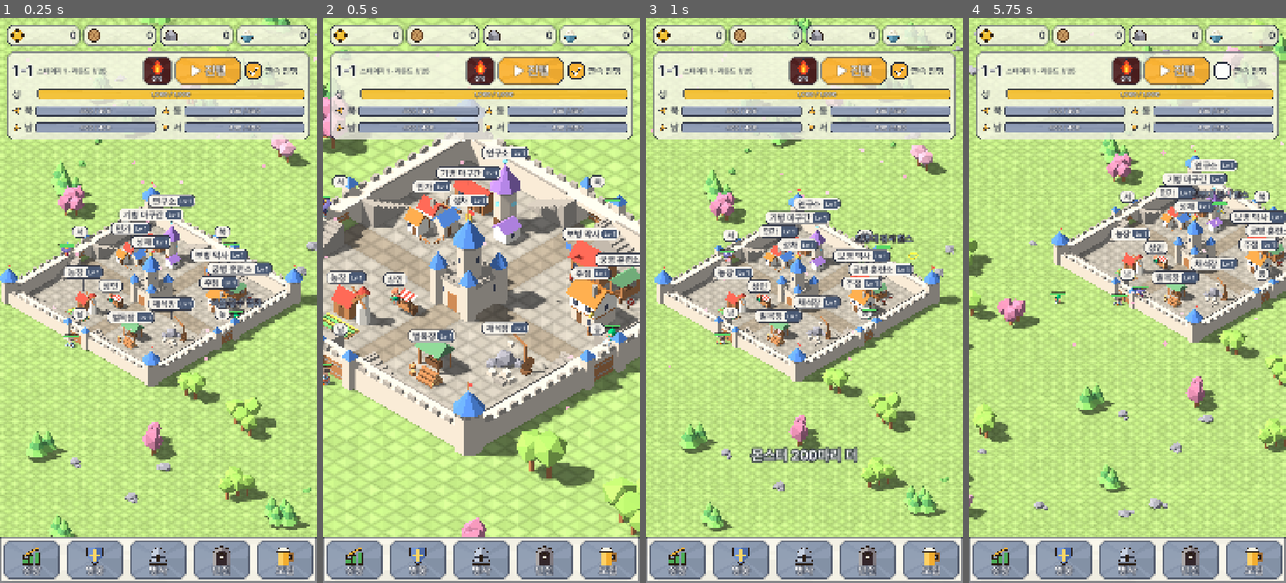
Above: before the commit, frames 1-4 (left to right).
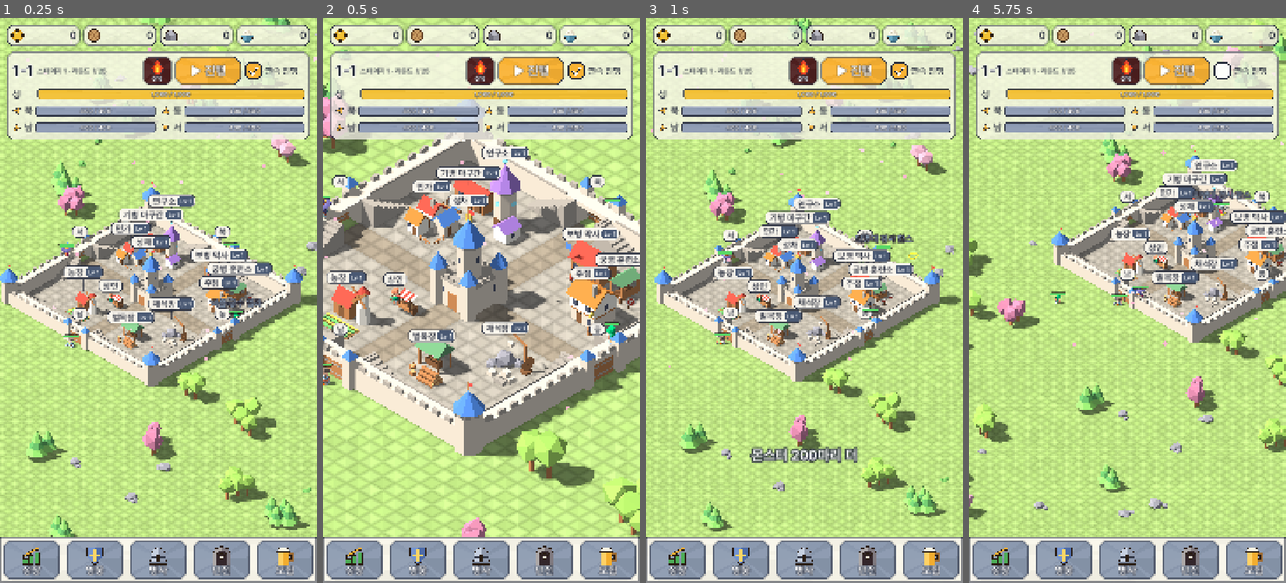
Above: after the commit, the same moments.

Repository: ILSEONG/CastleRPG
Game: Godot game, scene res://tests/input_check.tscn
Same seed, same stepped clock (60 frames per second), same inputs: the game is played once before the commit and once after it. This scene is started directly instead of the project's main scene.
Inputs (mouse positions are in pixels of both pictures, inside the frame that each line leads up to):
- Up to frame 1 (0.25 s): no input
- Up to frame 2 (0.5 s): no input
- Up to frame 3 (1 s): click (804, 68) at 0.5 s
- Up to frame 4 (5.75 s): click "▶ 진행" at 1.25 s; click "■ 중지" at 2 s; click "연속 진행" at 2.75 s; click (1054, 108) at 3.52 s; click (1200, 108) at 4.27 s; click (1054, 125) at 5.02 s

Frame 1 is identical in both runs. In frame 2, 0.1% of the frame differs, in the area x 88-96%, y 53-59%; in frame 3, less than 0.1%; in frame 4, 0.3%, in the area x 70-90%, y 30-35%.

Commit message:
crowd: units occupy space (spatial-hash overlap pass, mass split, wall/gate/plot clamp)
Heroes, soldiers and monsters join the crowd group with radius() and
push_mass(); scripts/crowd.gd resolves overlaps once per frame after all
units move. Pushes never cross walls or gates, stay on the wall walk,
keep out of building plots and inside the arena. Walkers that bump
someone slide around them; intermediate path points count as passed
within 0.5 m. Monsters spread along the gate/keep face instead of one
point.

Co-Authored-By: Claude Opus 5.5 <noreply@anthropic.com>

Diff:
--- /dev/null
+++ b/scripts/crowd.gd
@@ -0,0 +1,159 @@
+extends Node
+## 유닛이 바닥을 차지한다(서로 겹치지 않음). 영웅·병사·몬스터는 _ready에서 "crowd" 그룹에 들고(죽거나 트리를 떠나면 빠진다)
+## radius()(몸 반지름 m)와 push_mass()(밀리는 무게)를 낸다. 매 프레임 모든 유닛이 움직인 뒤(process_priority) 이 노드가 한 번:
+## 같은 부모(성 월드·던전 장면) 아래 살아 있는 유닛을 공간 해시(CELL m 칸)에 넣어 이웃 쌍을 모으고, PASSES번 돌며 겹친 만큼
+## 바닥 평면에서 밀어낸다 — 무게의 역수로 나눈다(자리를 지키거나 싸우는 유닛·덩치 큰 보스는 덜 밀린다).
+## 처리가 꺼진 유닛과 push_mass() = INF(돌진하는 데스나이트)는 밀리지 않는다(남은 민다. 둘 다 그러면 그냥 겹친다).
+## 같은 층(지상·성벽 위)끼리만 부딪고, 계단을 오르내리거나 땅에서 솟는 중이면 빠진다.
+## 밀린 자리는 Formation.clamp_push(성 전장 — 성벽·성문을 넘지 않고, 성벽 위는 성벽을 따라서만, 건물 부지·맵 밖 금지)나
+## 아레나 반경(arena_r)으로 되돌린다. 사거리는 그대로 중심 거리 — 근접 사거리는 모두 맞닿는 거리(반지름 합)보다 길다(run_tests).
+# ponytail: GDScript 해시(Dictionary) + 가우스-자이델 PASSES번. 유닛 200에 헤드리스 수 ms 안(run_tests가 시간을 찍는다).
+# 400을 넘거나 모바일에서 프레임을 먹으면 칸 버킷을 고정 배열로 바꾸거나 GDExtension으로.
+
+const Balance := preload("res://scripts/balance.gd")
+const Formation := preload("res://scripts/formation.gd")
+
+const HUMAN_R := 0.45  # 사람 몸(모델 배율 1) — 영웅. 병사는 × SOLDIER_SCALE
+const CAVALRY_R := 0.6  # 말 탄 기병(말이 길어 앞뒤로는 조금 겹쳐 보인다)
+const MONSTER_R := {"grunt": 0.4, "goblin": 0.35, "epic_boss": 0.5, "goblin_king": 0.47, "death_knight": 0.45}  # × 몬스터 표 scale
+const BRACED := 4.0  # 걷는 중이 아니면(자리를 지킴·공격) 무게 ×
+const CELL := 2.5  # 해시 칸(m) ≥ 가장 큰 반지름 합 + SLACK
+const SLACK := 0.3  # 이웃 쌍: 반지름 합 + 이만큼 안(해소 중 밀려 가까워지는 쌍까지)
+const PASSES := 3
+const PASS_R := 0.5  # 경로 중간 점·순찰 점은 이만큼 안이면 지나간 것(arrive_r)
+const LEVEL_EPS := 0.3
+const NEIGHBORS := [Vector3i(0, 0, 0), Vector3i(1, 0, 0), Vector3i(-1, 1, 0), Vector3i(0, 1, 0), Vector3i(1, 1, 0)]  # 자기 칸 + 반쪽 이웃(쌍을 한 번씩)
+
+var half := -1.0  # 성 내부 절반(성 전장). 음수 = 아레나
+var arena_r := INF  # 아레나: 중심에서 이 반경 밖으로 밀지 않는다
+var enabled := true  # 테스트가 끈다(겹침 검사가 무는지 확인)
+var last_usec := 0  # 지난 해소에 걸린 시간(µs)
+
+var _from := PackedVector2Array()
+var _lv := PackedInt32Array()
+var _prev := {}  # 유닛 → 지난 해소 뒤 바닥 위치(이번 프레임 제 걸음 = 지금 − 이것)
+
+
+func _init() -> void:
+	process_priority = 100  # 유닛들의 _process 뒤
+
+
+## 밀리는 무게 = 반지름² × (걷는 중이 아니면 BRACED).
+static func mass(r: float, braced: bool) -> float:
+	return r * r * (BRACED if braced else 1.0)
+
+
+## 경로 점 도착 거리: 다음 점과 같은 높이로 이어지는 중간 점은 PASS_R 안이면 지나간 것으로 친다 — 그 점에 다른 유닛이 서 있어도
+## (성문 통과 지점 바로 앞 성문 영웅 등) 막히지 않는다. 마지막 점(자리)·계단 끝(높이가 바뀌는 점)은 eps 그대로.
+static func arrive_r(path: Array, eps: float) -> float:
+	return PASS_R if path.size() > 1 and is_equal_approx(path[0].y, path[1].y) else eps
+
+
+## 층: 0 = 지상, 1 = 성벽 위, -1 = 그 사이(계단·솟는 중 — 부딪지 않음).
+static func level(y: float) -> int:
+	if absf(y) < LEVEL_EPS:
+		return 0
+	if absf(y - Balance.WALL_H) < LEVEL_EPS:
+		return 1
+	return -1
+
+
+func _process(_delta: float) -> void:
+	if not enabled:
+		return
+	var t0 := Time.get_ticks_usec()
+	var units := []
+	var p := PackedVector2Array()
+	var r := PackedFloat32Array()
+	var w := PackedFloat32Array()
+	var lv := PackedInt32Array()
+	var mv := PackedVector2Array()
+	var parent := get_parent()
+	for u in get_tree().get_nodes_in_group("crowd"):
+		if u.get_parent() != parent or not u.is_alive():
+			continue
+		var g: Vector3 = u.global_position
+		var l := level(g.y)
+		if l < 0:
+			continue
+		var g2 := Vector2(g.x, g.z)
+		units.append(u)
+		p.append(g2)
+		r.append(u.radius())
+		w.append(1.0 / u.push_mass() if u.is_processing() else 0.0)  # 1 / INF = 0
+		lv.append(l)
+		mv.append(g2 - _prev.get(u, g2))
+	var q := separate(p, r, w, lv, mv)
+	_prev = {}
+	for i in units.size():
+		var u = units[i]
+		_prev[u] = q[i]
+		if q[i] != p[i]:
+			u.global_position = Vector3(q[i].x, u.global_position.y, q[i].y)
+	last_usec = Time.get_ticks_usec() - t0
+
+
+## 겹침 해소(순수 — run_tests가 직접 부른다). p·r·w·lv·mv = 바닥 위치(x, z)·반지름·무게 역수(0 = 안 밀림)·층·이번 프레임 제 걸음.
+## 밀린 뒤 위치.
+func separate(p: PackedVector2Array, r: PackedFloat32Array, w: PackedFloat32Array, lv: PackedInt32Array, mv: PackedVector2Array) -> PackedVector2Array:
+	var cells := {}
+	for i in p.size():
+		var k := Vector3i(floori(p[i].x / CELL), floori(p[i].y / CELL), lv[i])
+		if cells.has(k):
+			cells[k].append(i)
+		else:
+			cells[k] = [i]
+	var pairs := PackedInt32Array()
+	for k in cells:
+		var a: Array = cells[k]
+		for o in NEIGHBORS:
+			var b = cells.get(k + o)
+			if b == null:
+				continue
+			for x in a.size():
+				var i: int = a[x]
+				for y in range(x + 1 if o == Vector3i.ZERO else 0, b.size()):
+					var j: int = b[y]
+					var reach := r[i] + r[j] + SLACK
+					if w[i] + w[j] > 0.0 and p[i].distance_squared_to(p[j]) < reach * reach:
+						pairs.append(i)
+						pairs.append(j)
+	_from = p
+	_lv = lv
+	var q := p.duplicate()
+	for pass_i in PASSES:
+		for t in range(0, pairs.size(), 2):
+			var i := pairs[t]
+			var j := pairs[t + 1]
+			var d := q[i] - q[j]
+			var need := r[i] + r[j]
+			var dd := d.length_squared()
+			if dd >= need * need:
+				continue
+			var dist := sqrt(dd)
+			var n := d / dist if dist > 1e-4 else Vector2.from_angle(i * 2.4)  # 같은 자리: 유닛마다 다른 고정 방향(재현)
+			var o := (need - dist) / (w[i] + w[j])
+			q[i] += (n + _slide(n, mv[i])) * o * w[i]
+			q[j] += (_slide(-n, mv[j]) - n) * o * w[j]
+		for i in q.size():
+			if q[i] != p[i]:
+				q[i] = _keep(i, q[i])
+	return q
+
+
+## 상대 쪽으로 걸어 들어갔으면(제 걸음 m이 밀리는 방향 n의 반대) 밀린 만큼 옆으로도 미끄러진다 — 이미 비껴가던 쪽, 정면이면 n의 왼쪽.
+## 마주 걷는 둘이나 길목에 선 유닛 뒤의 유닛이 정면으로 막혀 멈추지 않고 돌아간다.
+static func _slide(n: Vector2, m: Vector2) -> Vector2:
+	if m.dot(n) >= 0.0:
+		return Vector2.ZERO
+	var t := n.orthogonal()
+	return t if t.dot(m) >= 0.0 else -t
+
+
+## 밀린 자리 to를 유닛 i가 있던 자리 안으로 되돌린다.
+func _keep(i: int, to: Vector2) -> Vector2:
+	if half < 0.0:
+		return to.limit_length(maxf(arena_r, _from[i].length()))
+	var y := Balance.WALL_H if _lv[i] == 1 else 0.0
+	var v := Formation.clamp_push(half, Vector3(_from[i].x, y, _from[i].y), Vector3(to.x, y, to.y))
+	return Vector2(v.x, v.z)
--- a/scripts/death_knight.gd
+++ b/scripts/death_knight.gd
@@ -90,3 +90,8 @@
 
 func is_charging() -> bool:
 	return _charge_to != null
+
+
+## 돌진 중에는 밀리지 않는다(영웅을 밀쳐 낸다 — 겹침 해소).
+func push_mass() -> float:
+	return INF if is_charging() else super.push_mass()
--- a/scripts/dungeon.gd
+++ b/scripts/dungeon.gd
@@ -60,6 +60,9 @@
 	var stage: Dictionary = ArenaKit.plains() if type == "gold" else ArenaKit.castle()
 	add_child(ArenaKit.lighting(stage.light))
 	add_child(stage.root)
+	var crowd = preload("res://scripts/crowd.gd").new()  # 유닛 겹침 해소(전투 자리 밖으로 밀지 않는다)
+	crowd.arena_r = ArenaKit.PLAINS_FIGHT_R if type == "gold" else ArenaKit.HALL_HALF
+	add_child(crowd)
 	add_child(PortraitsScript.new())  # 아래 영웅 띠 피규어(성 월드의 것은 트리 밖)
 	var rig = CameraRigScript.new()
 	add_child(rig)
--- a/scripts/formation.gd
+++ b/scripts/formation.gd
@@ -255,6 +255,46 @@
 	return true
 
 
+## 겹침 해소(crowd.gd)의 밀림 from → to를 from의 자리 안으로 되돌린다 — 밀림은 성벽·성문을 넘기지 않는다(드나드는 건 제 걸음으로만).
+## 성벽 위: 그 면 성벽을 따라서만(모서리 탑 앞까지, 깊이·높이 그대로). 성 밖: 바깥면 밖·맵 안(성문이 닫혔든 부서졌든 밀려 들어가지 않는다).
+## 성문 통로(성벽 띠): 성문 폭 안, 바깥면 안쪽. 성 안: 안쪽 면 안, 건물 부지 밖(밖에서 밀려 들어가는 축만 부지 가장자리에 붙인다).
+static func clamp_push(half: float, from: Vector3, to: Vector3) -> Vector3:
+	var outer := half + Balance.WALL_T
+	if region(half, from) == REGION_WALL:
+		var t := perp(side_of(from))
+		var lim := half + Balance.WALL_T / 2.0 - Balance.TOWER_SIZE / 2.0
+		return from + t * (clampf(t.dot(to), -lim, lim) - t.dot(from))
+	if not is_inside(half, from):
+		var out := Vector3(clampf(to.x, -Balance.MAP_HALF, Balance.MAP_HALF), to.y, clampf(to.z, -Balance.MAP_HALF, Balance.MAP_HALF))
+		if maxf(absf(out.x), absf(out.z)) < outer:
+			if absf(from.x) >= absf(from.z):
+				out.x = signf(from.x) * outer
+			else:
+				out.z = signf(from.z) * outer
+		return out
+	if maxf(absf(from.x), absf(from.z)) >= half:
+		var s := side_of(from)
+		var t := perp(s)
+		var p := to + t * (clampf(t.dot(to), -Balance.GATE_W / 2.0, Balance.GATE_W / 2.0) - t.dot(to))
+		return p - SIDE_DIR[s] * maxf(0.0, SIDE_DIR[s].dot(p) - (outer - 0.01))
+	var lim := half - 0.01
+	var out := Vector3(clampf(to.x, -lim, lim), to.y, clampf(to.z, -lim, lim))
+	for b in Balance.BUILDINGS:
+		var lo := Vector2(b.cell) * Balance.TILE
+		var hi := lo + Vector2(b.size) * Balance.TILE
+		if out.x > lo.x and out.x < hi.x and out.z > lo.y and out.z < hi.y \
+				and not (from.x > lo.x and from.x < hi.x and from.z > lo.y and from.z < hi.y):
+			if from.x <= lo.x:
+				out.x = lo.x
+			elif from.x >= hi.x:
+				out.x = hi.x
+			if from.z <= lo.y:
+				out.z = lo.y
+			elif from.z >= hi.y:
+				out.z = hi.y
+	return out
+
+
 ## 높이를 무시한 수평 거리. 사거리 판정은 전부 이것으로 한다.
 static func flat_distance(a: Vector3, b: Vector3) -> float:
 	return Vector2(a.x - b.x, a.z - b.z).length()
--- a/scripts/hero.gd
+++ b/scripts/hero.gd
@@ -20,6 +20,7 @@
 const Fx := preload("res://scripts/fx.gd")
 const DamageNumbers := preload("res://scripts/damage_numbers.gd")
 const ProjectileScript := preload("res://scripts/projectile.gd")
+const Crowd := preload("res://scripts/crowd.gd")
 
 enum State { IDLE, MOVE, ATTACK, DEAD }
 
@@ -118,6 +119,7 @@
 
 func _ready() -> void:
 	add_to_group("heroes")
+	add_to_group("crowd")  # 겹침 해소(crowd.gd)
 	_model = UnitModelScript.new()
 	_model.setup(Art.hero_spec(def))
 	add_child(_model)
@@ -282,7 +284,7 @@
 		_model.face(wp - global_position)
 		_model.play_walk()
 		global_position = global_position.move_toward(wp, _speed * delta)
-		if global_position.distance_to(wp) <= ARRIVE_EPS:
+		if global_position.distance_to(wp) <= Crowd.arrive_r(_path, ARRIVE_EPS):
 			_path.pop_front()
 		return
 	_scan_cd -= delta
@@ -596,6 +598,15 @@
 	return hp / hp_max if hp_max > 0.0 else 0.0
 
 
+## 겹침 해소(crowd.gd): 몸 반지름, 밀리는 무게(걷는 중이 아니면 — 자리를 지키거나 싸우는 중 — 무겁다).
+func radius() -> float:
+	return Crowd.HUMAN_R * Art.CHARACTER_SCALE
+
+
+func push_mass() -> float:
+	return Crowd.mass(radius(), state != State.MOVE)
+
+
 func bar_height() -> float:
 	return Art.HEAD_HEIGHT * Art.CHARACTER_SCALE
 
--- a/scripts/main.gd
+++ b/scripts/main.gd
@@ -82,6 +82,9 @@
 	add_child(preload("res://scripts/portraits.gd").new())  # 영웅 피규어(개정 14 §2) — 카드(창)보다 먼저
 	castle = CastleScript.new()
 	add_child(castle)
+	var crowd = preload("res://scripts/crowd.gd").new()  # 유닛 겹침 해소(성벽·성문·건물 부지 안 넘김)
+	crowd.half = castle.half
+	add_child(crowd)
 	_build_ground(castle.half)
 	var scenery = BuildingsScript.new()
 	scenery.half = castle.half
--- a/scripts/monster.gd
+++ b/scripts/monster.gd
@@ -12,6 +12,7 @@
 const UnitModelScript := preload("res://scripts/unit_model.gd")
 const Fx := preload("res://scripts/fx.gd")
 const DamageNumbers := preload("res://scripts/damage_numbers.gd")
+const Crowd := preload("res://scripts/crowd.gd")
 
 const SCAN_INTERVAL := 0.2
 const SWING_SLACK := 0.6  # 타격 순간 대상(영웅·성문·성 지점)이 사거리 + 이만큼 안이면 맞는다(밖이면 헛스윙)
@@ -45,6 +46,7 @@
 var _swing_hero           # 치려는 영웅(_swing_side == AT_HERO일 때)
 var _swing_side := -1     # 치려는 것: AT_HERO, 성(-1), 성문 면(0..3)
 var _swing_at := Vector3.ZERO  # 성문·성을 칠 때 그 지점
+var _walking := false  # 이번 프레임에 걸었다(겹침 해소 무게)
 
 
 ## add_child 전에 호출. p_stage = 전체 라운드 g. hp_mult = 추가 HP 배율(라운드 25 보스 boss_round_mult).
@@ -76,6 +78,7 @@
 
 func _ready() -> void:
 	add_to_group("monsters")
+	add_to_group("crowd")  # 겹침 해소(crowd.gd)
 	_model = UnitModelScript.new()
 	_model.setup(Art.MONSTER_MODELS[kind], float(_stats.scale))
 	add_child(_model)
@@ -108,6 +111,7 @@
 func _process(delta: float) -> void:
 	if _dead:
 		return
+	_walking = false
 	_slow_t -= delta
 	_stun_t -= delta
 	if _poison_t > 0.0:
@@ -138,6 +142,7 @@
 				_advance(delta)
 				return
 			_model.play_walk()
+			_walking = true
 			global_position = next
 		elif _atk_cd <= 0.0:
 			_swing(_target_hero, AT_HERO, Vector3.ZERO)
@@ -159,20 +164,27 @@
 	var dest: Vector3
 	var strikes := true
 	if inside:
-		dest = castle.keep_target(side)
+		dest = _spread(castle.keep_target(side), Formation._keep_half)
 	elif GameState.is_gate_broken(side):
 		strikes = false
 		var aligned := absf(Formation.perp(side).dot(global_position)) < Balance.GATE_W / 2.0 - 0.5
 		dest = Formation.gate_inner(half, side) if aligned else castle.gate_target(side)
 	else:
-		dest = castle.gate_target(side)
+		dest = _spread(castle.gate_target(side), Balance.GATE_W / 2.0)
 	_model.face(dest - global_position)
 	var stop: float = _stats.range if strikes else 0.1
 	if Formation.flat_distance(global_position, dest) > stop:
 		_model.play_walk()
+		_walking = true
 		global_position = global_position.move_toward(dest, speed() * delta)
 	elif strikes and _atk_cd <= 0.0:
 		_swing(null, -1 if inside else side, dest)
+
+
+## 성문·성채를 치는 지점 p를 그 면을 따라(±w) 자기 쪽으로 옮긴다 — 무리가 한 점에 몰리지 않고 문·외벽 폭에 퍼져 선다(겹침 해소).
+func _spread(p: Vector3, w: float) -> Vector3:
+	var t := Formation.perp(side)
+	return p + t * clampf(t.dot(global_position - p), -w, w)
 
 
 ## 공격 시작(개정 12-2 §3): 대상(what = AT_HERO면 영웅 hero, 성(-1)·성문 면(0..3)이면 그 지점 at)을 고정하고 모션을 재생한다. 피해는 타격 순간(_release)에.
@@ -279,6 +291,15 @@
 	return hp / hp_max if hp_max > 0.0 else 0.0
 
 
+## 겹침 해소(crowd.gd): 몸 반지름(종류별 × 표 scale — 보스는 크다), 밀리는 무게(걷는 중이 아니면 — 싸우는 중 — 무겁다).
+func radius() -> float:
+	return Crowd.MONSTER_R.get(kind, 0.4) * float(_stats.scale)
+
+
+func push_mass() -> float:
+	return Crowd.mass(radius(), not _walking)
+
+
 func bar_height() -> float:
 	return Art.HEAD_HEIGHT * Art.CHARACTER_SCALE * float(_stats.scale)
 
--- a/scripts/soldier.gd
+++ b/scripts/soldier.gd
@@ -20,6 +20,7 @@
 const Fx := preload("res://scripts/fx.gd")
 const DamageNumbers := preload("res://scripts/damage_numbers.gd")
 const ProjectileScript := preload("res://scripts/projectile.gd")
+const Crowd := preload("res://scripts/crowd.gd")
 
 const SCAN_INTERVAL := 0.2
 const ARRIVE_EPS := 0.05
@@ -104,6 +105,7 @@
 
 func _ready() -> void:
 	add_to_group("soldiers")
+	add_to_group("crowd")  # 겹침 해소(crowd.gd)
 	var art: Dictionary = Art.SOLDIERS[type]
 	var body := SoldierBody.build(self, type, true)  # 모델 + 기병이면 말(병사 피규어도 같은 것으로 만든다)
 	_model = body[0]
@@ -212,6 +214,15 @@
 
 func hp_ratio() -> float:
 	return hp / hp_max if hp_max > 0.0 else 0.0
+
+
+## 겹침 해소(crowd.gd): 몸 반지름(기병은 말), 밀리는 무게(걷는 중이 아니면 무겁다).
+func radius() -> float:
+	return Crowd.CAVALRY_R if type == "cavalry" else Crowd.HUMAN_R * Art.CHARACTER_SCALE * Art.SOLDIER_SCALE
+
+
+func push_mass() -> float:
+	return Crowd.mass(radius(), not _walking)
 
 
 func bar_height() -> float:
@@ -317,7 +328,7 @@
 	var half: float = castle.half
 	if patrolling():
 		var p: Vector3 = _patrol[_pi]
-		if Formation.flat_distance(global_position, p) <= ARRIVE_EPS:
+		if Formation.flat_distance(global_position, p) <= Crowd.PASS_R:  # 옆 면 기병과 같은 점을 쓴다 — 가까이 오면 돈다
 			if _pi + _pdir < 0 or _pi + _pdir >= _patrol.size():
 				_pdir = -_pdir
 			_pi += _pdir
@@ -351,7 +362,7 @@
 	_target = null
 	_swing = null
 	_step_to(wp, delta)
-	if global_position.distance_to(wp) <= ARRIVE_EPS:
+	if global_position.distance_to(wp) <= Crowd.arrive_r(_path, ARRIVE_EPS):
 		_path.pop_front()
 
 
--- a/tests/run_tests.gd
+++ b/tests/run_tests.gd
@@ -113,6 +113,7 @@
 	test_equipment_offline()
 	test_dungeon_save_and_server()
 	test_seasons()
+	test_crowd()
 	if _errors.count > 0:
 		printerr("SCRIPT ERRORS %d" % _errors.count)
 	_fails += _errors.count
@@ -3487,3 +3488,123 @@
 	check(s.stage == 4, "Seasons.set_stage without a live world is a no-op")
 	s.free()
 	sun.free()
+
+
+# --- 겹침 해소(crowd.gd) ---
+const CrowdScript := preload("res://scripts/crowd.gd")
+
+
+## 한 번 해소(층 lv, 아레나 = half < 0). mv = 이번 프레임 제 걸음(없으면 모두 제자리).
+func _crowd_run(half: float, pts: Array, radii: Array, w: Array, lv: Array, mv := []) -> PackedVector2Array:
+	var c = CrowdScript.new()
+	c.half = half
+	var steps := PackedVector2Array(mv)
+	steps.resize(pts.size())
+	var out: PackedVector2Array = c.separate(PackedVector2Array(pts), PackedFloat32Array(radii), PackedFloat32Array(w), PackedInt32Array(lv), steps)
+	c.free()
+	return out
+
+
+func test_crowd() -> void:
+	GameData.load_tables()
+	# 근접 사거리(중심 거리)는 맞닿는 거리(반지름 합) + 0.1보다 길다 — 밀려 붙어도 친다(사거리 판정은 그대로라 밸런스 유지)
+	var hero_r := CrowdScript.HUMAN_R * Art.CHARACTER_SCALE
+	var foot_r := hero_r * Art.SOLDIER_SCALE
+	var castle_kinds := {"grunt": GameData.monster("grunt"), "epic_boss": GameData.monster("epic_boss")}
+	var short := []
+	for kind in castle_kinds:
+		var m: Dictionary = castle_kinds[kind]
+		var mr: float = CrowdScript.MONSTER_R[kind] * float(m.scale)
+		for h in GameData.heroes():
+			if h.role == "melee" and float(h.range) < hero_r + mr + 0.1:
+				short.append("%s vs %s" % [h.id, kind])
+		for s in GameData.soldiers():
+			var sr: float = CrowdScript.CAVALRY_R if s.id == "cavalry" else foot_r
+			if float(s.range) < 3.0 and float(s.range) < sr + mr + 0.1:
+				short.append("%s vs %s" % [s.id, kind])
+			if float(m.range) < sr + mr + 0.1:
+				short.append("%s vs %s" % [kind, s.id])
+		if float(m.range) < hero_r + mr + 0.1:
+			short.append("%s vs hero" % kind)
+	for type in GameData.DUNGEON_TYPES:
+		for row in GameData.dungeon_rows(type):
+			var mr: float = CrowdScript.MONSTER_R[row.kind] * float(row.scale)
+			if float(row.range) < hero_r + mr + 0.1:
+				short.append("%s vs hero" % row.kind)
+			for h in GameData.heroes():
+				if h.role == "melee" and float(h.range) < hero_r + mr + 0.1:
+					short.append("%s vs %s" % [h.id, row.kind])
+	check(short.is_empty(), "every melee range reaches past contact distance (radius sum + 0.1): %s" % [short])
+	check(is_equal_approx(CrowdScript.MONSTER_R.grunt * float(castle_kinds.grunt.scale), 0.4) and CrowdScript.MONSTER_R.epic_boss * float(castle_kinds.epic_boss.scale) > 0.75,
+		"radii: grunt 0.4, epic boss ~0.8 (x model scale)")
+	# 같은 자리 둘 → 반지름 합만큼 떨어진다. 무게 역수로 나눈다(가벼운 쪽이 4배 더), 처리가 꺼진(w 0) 유닛은 안 밀린다, 다른 층끼리는 안 부딪는다
+	var q := _crowd_run(-1.0, [Vector2(1, 1), Vector2(1, 1)], [0.4, 0.4], [1.0, 1.0], [0, 0])
+	check(absf(q[0].distance_to(q[1]) - 0.8) < 0.001, "two units on one spot end a radius sum apart (%.3f)" % q[0].distance_to(q[1]))
+	q = _crowd_run(-1.0, [Vector2(0, 0), Vector2(0.4, 0)], [0.4, 0.4], [4.0, 1.0], [0, 0])
+	check(q[0].is_equal_approx(Vector2(-0.32, 0)) and q[1].is_equal_approx(Vector2(0.48, 0)), "the push splits by inverse mass (light moves 0.32, heavy 0.08): %s" % [q])
+	q = _crowd_run(-1.0, [Vector2(0, 0), Vector2(0.4, 0)], [0.4, 0.4], [0.0, 1.0], [0, 0])
+	check(q[0] == Vector2.ZERO and q[1].is_equal_approx(Vector2(0.8, 0)), "an immovable unit (w 0) stays, the other takes the whole push")
+	# 정면으로 마주 걸어 부딪치면 서로 옆으로 비킨다(같은 줄에서 막혀 멈추지 않는다). 길목에 선 유닛에 걸어 들어가도 옆으로 돈다
+	q = _crowd_run(-1.0, [Vector2(0, 0), Vector2(0.6, 0)], [0.4, 0.4], [1.0, 1.0], [0, 0], [Vector2(0.05, 0), Vector2(-0.05, 0)])
+	check(q[0].y * q[1].y < 0.0 and absf(q[0].y) > 0.05, "head-on walkers sidestep to opposite sides: %s" % [q])
+	q = _crowd_run(-1.0, [Vector2(0, 0), Vector2(0.6, 0)], [0.4, 0.4], [1.0, 0.0], [0, 0], [Vector2(0.05, 0), Vector2.ZERO])
+	check(absf(q[0].y) > 0.05 and q[1] == Vector2(0.6, 0), "a walker that bumps a unit standing in its line slides around it: %s" % [q])
+	q = _crowd_run(-1.0, [Vector2(0, 0), Vector2(0.2, 0)], [0.4, 0.4], [1.0, 1.0], [0, 1])
+	check(q[0] == Vector2.ZERO and q[1] == Vector2(0.2, 0), "ground and wall-top units do not push each other")
+	var c = CrowdScript.new()
+	c.arena_r = 10.0
+	q = c.separate(PackedVector2Array([Vector2(9.9, 0), Vector2(9.5, 0)]), PackedFloat32Array([0.4, 0.4]), PackedFloat32Array([1.0, 0.0]), PackedInt32Array([0, 0]),
+		PackedVector2Array([Vector2.ZERO, Vector2.ZERO]))
+	c.free()
+	check(q[0].length() <= 10.001, "arena: a push never leaves the arena radius (%.2f)" % q[0].length())
+	# 성 전장: 밀림은 성벽·성문을 넘기지 않는다
+	var half := GameData.interior_half(1)
+	var outer := half + Balance.WALL_T
+	q = _crowd_run(half, [Vector2(0, -(outer + 0.1)), Vector2(0.1, -(outer + 0.5))], [0.4, 0.4], [1.0, 0.0], [0, 0])
+	check(not FormationScript.is_inside(half, Vector3(q[0].x, 0, q[0].y)), "a monster pressed against the closed north gate is not pushed through it: %s" % q[0])
+	q = _crowd_run(half, [Vector2(6, -(outer + 0.1)), Vector2(6.1, -(outer + 0.5))], [0.4, 0.4], [1.0, 0.0], [0, 0])
+	check(not FormationScript.is_inside(half, Vector3(q[0].x, 0, q[0].y)), "nor through the wall beside it")
+	q = _crowd_run(half, [Vector2(6, -(half - 0.1)), Vector2(6.1, -(half - 0.5))], [0.45, 0.45], [1.0, 0.0], [0, 0])
+	check(maxf(absf(q[0].x), absf(q[0].y)) < half, "an inside unit is not pushed into the wall: %s" % q[0])
+	q = _crowd_run(half, [Vector2(1.8, -(half + 1.0)), Vector2(1.4, -(half + 1.0))], [0.45, 0.45], [1.0, 0.0], [0, 0])
+	check(absf(q[0].x) <= Balance.GATE_W / 2.0 + 0.001 and FormationScript.is_inside(half, Vector3(q[0].x, 0, q[0].y)), "a unit in the gate passage stays inside the gate width: %s" % q[0])
+	var wall := -(half + Balance.WALL_T / 2.0)
+	q = _crowd_run(half, [Vector2(4.0, wall), Vector2(4.2, wall + 0.3)], [0.45, 0.45], [1.0, 1.0], [1, 1])
+	check(absf(q[0].y - wall) < 0.001 and absf(q[1].y - (wall + 0.3)) < 0.001 and q[1].x - q[0].x > 0.6, "wall-top units are pushed only along the wall walk: %s" % [q])
+	var lim := half + Balance.WALL_T / 2.0 - Balance.TOWER_SIZE / 2.0
+	q = _crowd_run(half, [Vector2(lim - 0.1, wall), Vector2(lim - 0.4, wall)], [0.45, 0.45], [1.0, 0.0], [1, 1])
+	check(q[0].x <= lim + 0.001, "and never past the corner tower (%.2f <= %.2f)" % [q[0].x, lim])
+	q = _crowd_run(half, [Vector2(0, 4.2), Vector2(0.1, 4.5)], [0.4, 0.4], [1.0, 0.0], [0, 0])
+	check(q[0].y >= 3.999, "a unit is not pushed into the keep plot (z %.2f >= 4)" % q[0].y)
+	# 200 유닛(30 m 사각형, 빽빽함): 시간을 찍고 수 ms 안(느슨한 확인). 한 번에 겹침이 크게 준다
+	var rng := RandomNumberGenerator.new()
+	rng.seed = 7
+	var pts := []
+	var radii := []
+	var ws := []
+	var lvs := []
+	for i in 200:
+		pts.append(Vector2(rng.randf_range(-15.0, 15.0), rng.randf_range(-15.0, 15.0)))
+		radii.append(rng.randf_range(0.35, 0.8))
+		ws.append(1.0 / CrowdScript.mass(radii[i], rng.randf() < 0.5))
+		lvs.append(0)
+	var t0 := Time.get_ticks_usec()
+	q = _crowd_run(-1.0, pts, radii, ws, lvs)
+	var usec := Time.get_ticks_usec() - t0
+	var before := _worst_overlap(PackedVector2Array(pts), radii)
+	for k in 9:  # 프레임마다 한 번씩 10프레임
+		q = _crowd_run(-1.0, Array(q), radii, ws, lvs)
+	var after := _worst_overlap(q, radii)
+	print("crowd: 200 units resolved in %.2f ms (worst overlap %.0f%% -> %.1f%% after 10 frames)" % [usec / 1000.0, before * 100.0, after * 100.0])
+	check(usec < 8000, "200 units resolve in a few ms headless (%.2f ms)" % [usec / 1000.0])
+	check(after < 0.05, "a dense random pile spreads within 10 frames (worst overlap %.2f -> %.3f of the radius sum)" % [before, after])
+
+
+## 가장 큰 겹침 / 반지름 합(0 = 안 겹침).
+func _worst_overlap(p: PackedVector2Array, radii: Array) -> float:
+	var worst := 0.0
+	for i in p.size():
+		for j in range(i + 1, p.size()):
+			var s: float = radii[i] + radii[j]
+			worst = maxf(worst, (s - p[i].distance_to(p[j])) / s)
+	return worst
